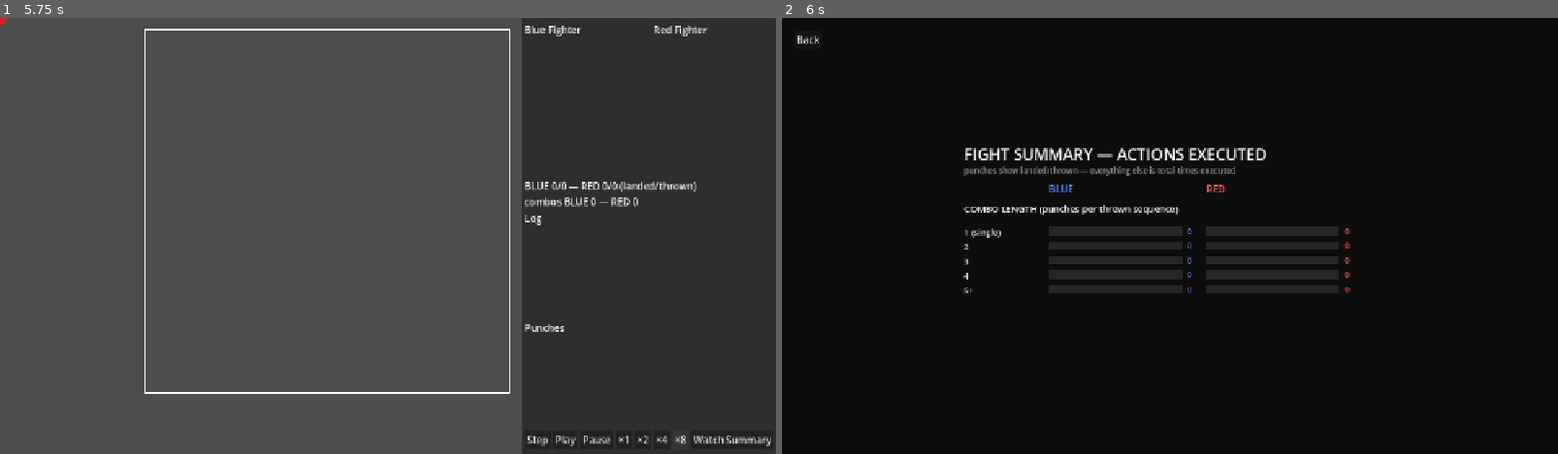
Above: before the commit, frames 1-2 (left to right).
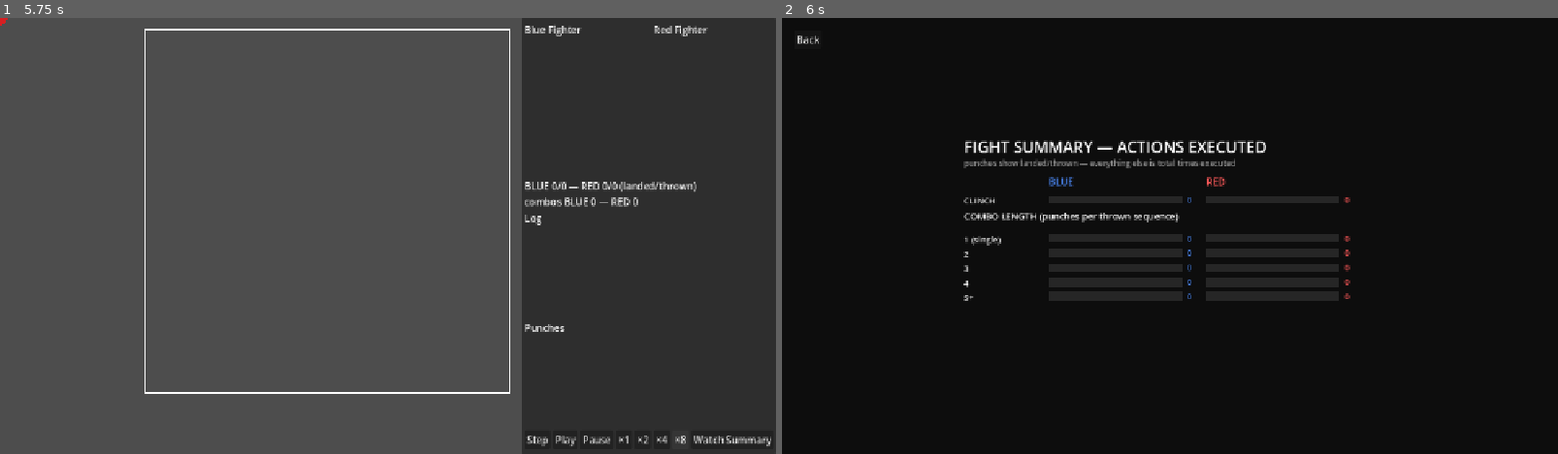
Above: after the commit, the same moments.

Repository: emeene/boxingsim-debugger
Game: Godot game, scene res://scenes/Main.tscn
The game is run twice, just before and just after one commit, with the same random seed, the same clock (stepped at 60 frames per second) and the same inputs.
Inputs:
- Up to frame 1 (5.75 s): click "Play" at 0.5 s; click "Play" at 1.25 s; click "Step" at 2 s; click "×1" at 2.75 s; click "×2" at 3.5 s; click "×4" at 4.25 s; click "×8" at 5 s
- Up to frame 2 (6 s): click "Watch Summary" at 5.75 s

Frame 1 is identical in both runs. In frame 2, 8.4% of the frame differs, in the area x 23-74%, y 28-65%.

Commit message:
re-add clinch tether and action-summary row for the rebuilt clinch

Diff:
--- a/boxing-debugging/scenes/ActionSummary.gd
+++ b/boxing-debugging/scenes/ActionSummary.gd
@@ -38,13 +38,14 @@
 const ACTION_ORDER := [
 	"JAB", "CROSS", "LEAD_HOOK", "REAR_HOOK", "LEAD_UPPERCUT", "REAR_UPPERCUT",
 	"LEAD_BODY_HOOK", "REAR_BODY_HOOK",
-	"FEINT",
+	"FEINT", "CLINCH",
 	"BLOCK", "SLIP_LEFT", "SLIP_RIGHT",
 	"IDLE",
 ]
-# Action rows that show even at a zero count. Empty since the clinch — the one action the
-# owner wanted pinned visible — was removed in the first slice of the clinch rework.
-const ALWAYS_SHOWN := []
+# Action rows that show even at a zero count. The rebuilt grab decision is worth pinning
+# visible — it can be rare in a technical fight, and a hidden zero reads as "never implemented"
+# rather than "didn't happen this bout."
+const ALWAYS_SHOWN := ["CLINCH"]
 
 # Bucket keys match DebugPanel._track_combo_length's own bucketing exactly ("5+" for
 # anything longer than 4) — labels here are just the display text for each key.
--- a/boxing-debugging/scenes/Ring.gd
+++ b/boxing-debugging/scenes/Ring.gd
@@ -10,6 +10,11 @@
 # drawn big over the ring while a count runs — 0 means the referee hasn't said "one" yet.
 var _count: int = 0
 var _downed = null
+# The rebuilt clinch: while the payload's status says CLINCH the two men are tied up — a rope
+# between the circles plus the word over the ring, so a hold can never be mistaken for two
+# fighters idling at close range. The tie-up covers the whole engagement (the lunge, the hold,
+# and the break) on the backend side.
+var _clinched: bool = false
 
 func _draw() -> void:
 	var origin := Vector2(MatchState.RING_OFFSET_X, MatchState.RING_OFFSET_Y)
@@ -18,6 +23,13 @@
 		var center_top := origin + Vector2(RING_SIZE / 2.0 - 14.0, 64.0)
 		draw_string(ThemeDB.fallback_font, center_top, str(_count),
 				HORIZONTAL_ALIGNMENT_CENTER, -1, 56, Color.WHITE)
+	if _clinched:
+		# The fighters are direct children of origin-anchored wrappers, so their node positions
+		# are in this ring's own space — the tether follows the same lerp the circles do.
+		draw_line(f1.position, f2.position, Color.GOLD, 3.0)
+		var label_pos := origin + Vector2(RING_SIZE / 2.0 - 44.0, 64.0)
+		draw_string(ThemeDB.fallback_font, label_pos, "CLINCH",
+				HORIZONTAL_ALIGNMENT_CENTER, -1, 32, Color.GOLD)
 
 func update(snapshot: Dictionary) -> void:
 	# guard is null unless a defense is committed (combat-timing §4); old payloads lack the key.
@@ -26,6 +38,7 @@
 	# the hurt cycle's additions, same additive contract.
 	_count = snapshot.get("count", 0)
 	_downed = snapshot.get("downed")
+	_clinched = snapshot.get("status", "") == "CLINCH"
 	f1.update_from_snapshot(snapshot["f1"]["x"], snapshot["f1"]["y"], snapshot["f1"]["health"], snapshot["f1"]["stamina"], …(215 unchanged characters)…
 	f2.update_from_snapshot(snapshot["f2"]["x"], snapshot["f2"]["y"], snapshot["f2"]["health"], snapshot["f2"]["stamina"], …(215 unchanged characters)…
 	queue_redraw()
